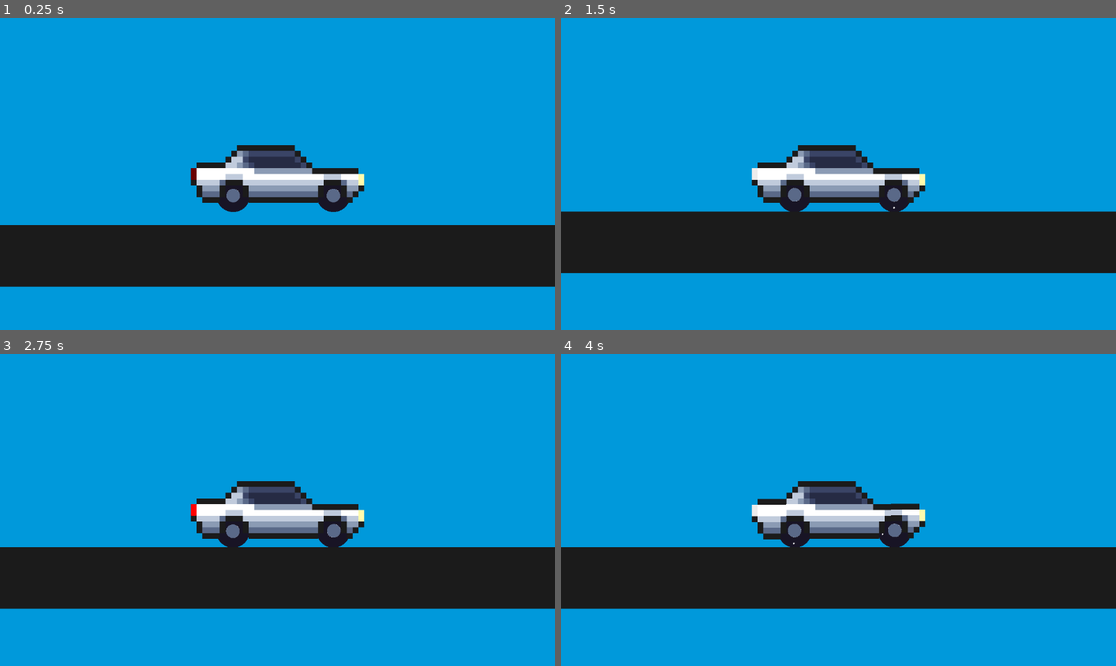
Above: before the commit, frames 1-4 (two rows, left to right).
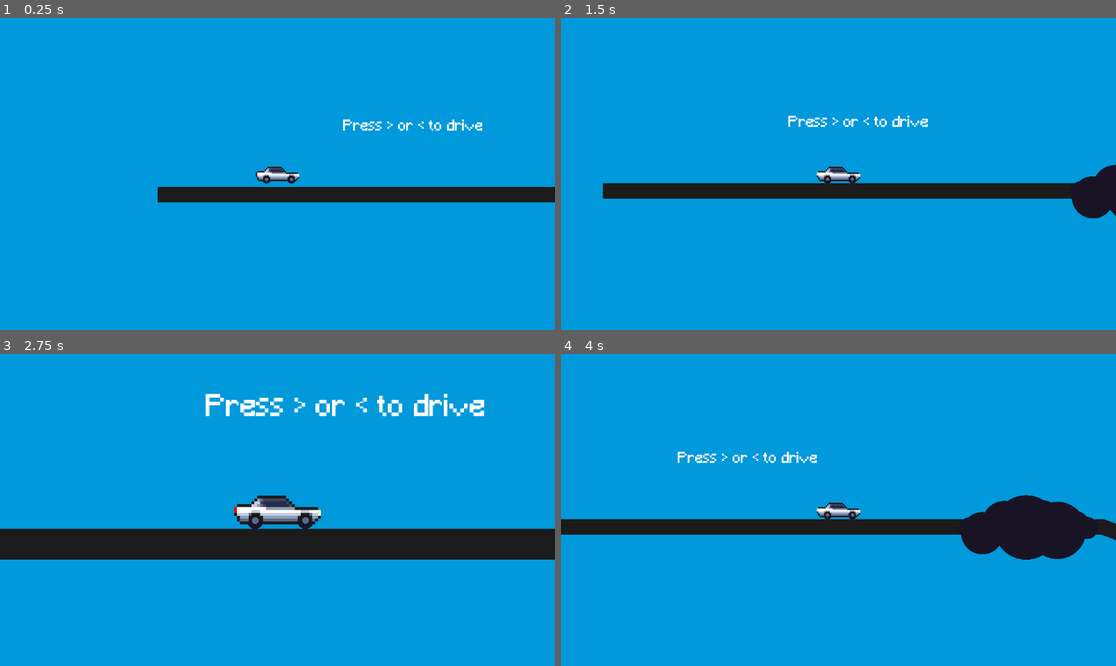
Above: after the commit, the same moments.

Repository: keepyourarrow/SkyWheels
Game: Godot game, scene res://Scenes/test_world.tscn
Two runs of this game, one before a commit and one after it. Both use one fixed random seed, a clock stepped at 60 frames per second and the inputs below.
Inputs:
- Up to frame 1 (0.25 s): no input
- Up to frame 2 (1.5 s): hold Right (ui_right) 0.53-1.28 s; hold Z (z) 0.53-1.28 s; hold Left (ui_left) from 1.28 s (still down); tap X (x) at 1.35 s
- Up to frame 3 (2.75 s): tap Z (z) at 1.55 s; release Left (ui_left) at 2.03 s; hold Right (ui_right) from 2.03 s (still down); hold Z (z) from 2.03 s (still down)
- Up to frame 4 (4 s): release Z (z) at 2.78 s; tap Z (z) at 2.85, 3.8 s; release Right (ui_right) at 3.53 s; hold Left (ui_left) from 3.53 s (still down); hold X (x) from 3.53 s (still down)

The runs differ from the first frame. In frame 1, 26% of the frame differs, in the area x 0-100%, y 32-87%; in frame 2, 28%; in frame 3, 26%; in frame 4, 29%, in the area x 0-100%, y 31-82%.

Commit message:
Update sedan_1.gd
removed process zoom

Diff:
--- a/Scripts/sedan_1.gd
+++ b/Scripts/sedan_1.gd
@@ -13,7 +13,6 @@
 func _physics_process(_delta):
 	handle_movement()
 	handle_camera_zoom()
-	$Camera2D.zoom = Vector2(4,4)
 
 func handle_camera_zoom():
 	if Input.is_action_pressed("z"):
